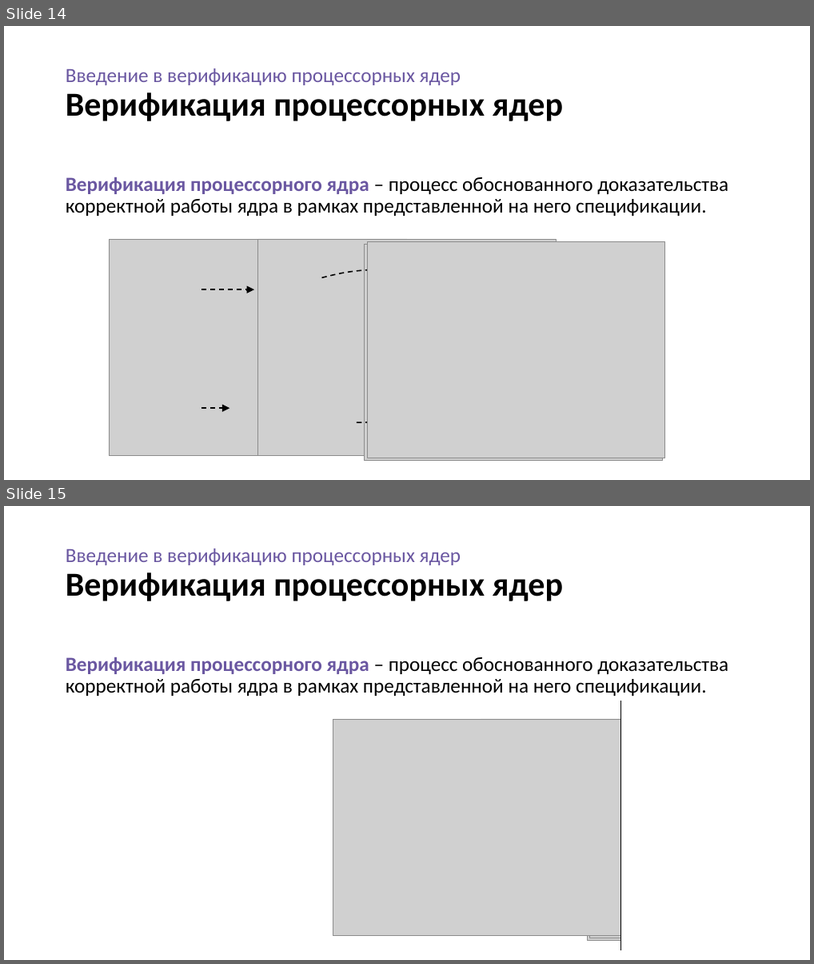
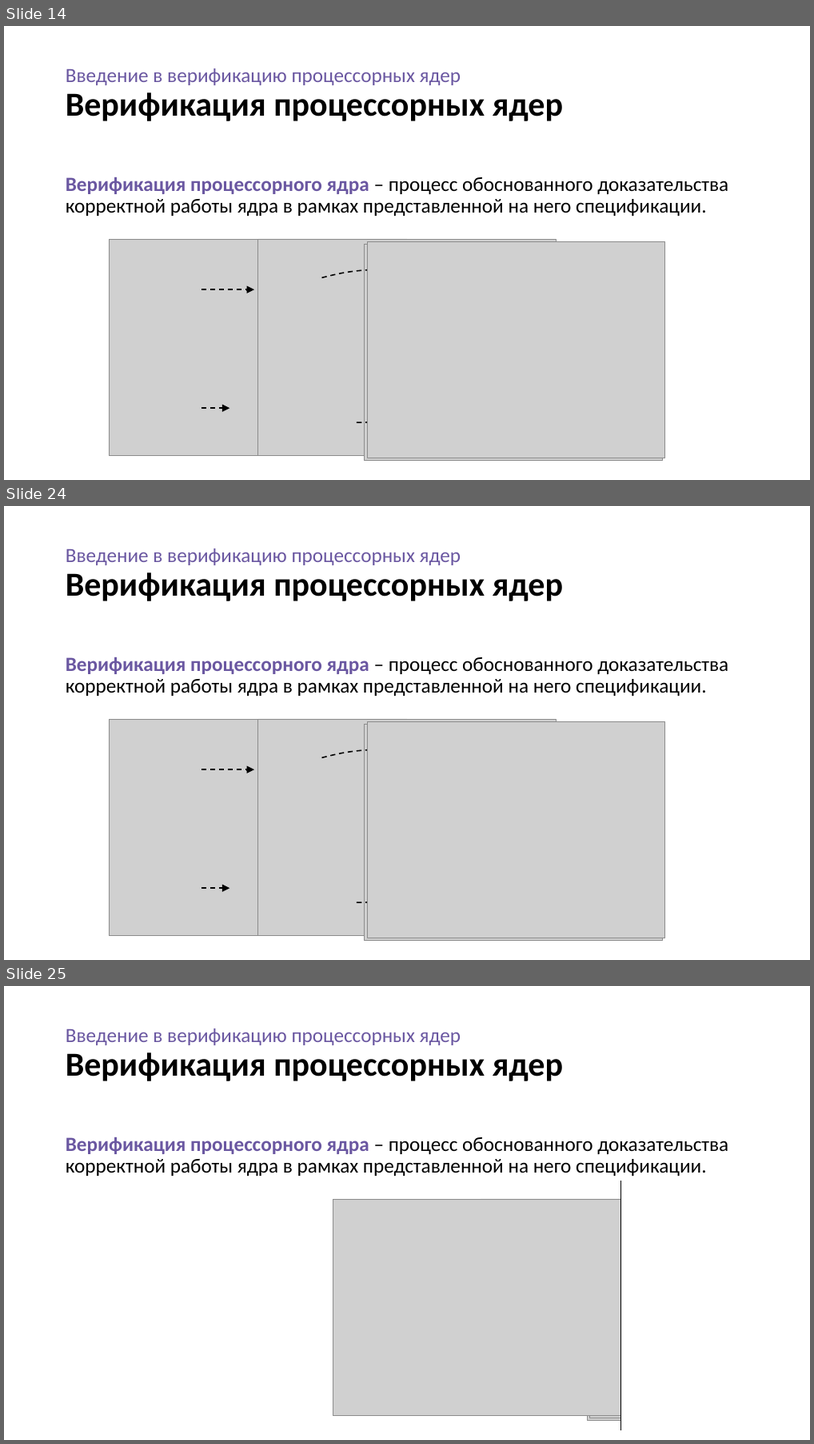
Before and after one commit to serge0699/micro23, a slide deck: present/present.pptx. Shown one above the other, each under a label of ours: slides 14 and 15 before the commit, slides 14, 24 and 25 after it; the slides between them are not shown. The pictures are 814x964 and 814x1444 pixels, drawn with LibreOffice and Linux fonts; fonts in the diff are those of the drawing; grey boxes stand for pictures. Boxes give left, top, right and bottom in pixels: in the first picture for what was removed or moved away, otherwise in the second. Text is boxed around its words. In the diff, an @@ line names an element or a change of style, - is before the commit and + after.

```diff
--- a/present/present.pptx
+++ b/present/present.pptx
@@ slide 24 added at [4, 506, 810, 960], background #FFFFFF @@
@@ title added at [66, 548, 564, 601], 24 pt, text #6A57A1 @@
+Введение в верификацию процессорных ядер
+Верификация процессорных ядер
@@ text added at [66, 657, 729, 696], 24 pt, text #000000 @@
+Верификация процессорного ядра – процесс обоснованного доказательства корректной работы ядра в рамках представленной на него спецификации.
@@ picture added at [110, 719, 407, 936] @@
@@ picture added at [258, 719, 556, 936] @@
@@ picture added at [367, 721, 666, 938] @@
@@ picture added at [365, 724, 662, 940] @@
@@ arrow added from (202, 769) to (253, 769), #000000 1.5 pt dashed @@
@@ arrow added from (246, 769) to (254, 769), #000000 3 pt @@
@@ freeform shape added at [322, 749, 499, 803], outline #000000 1.5 pt dashed @@
@@ arrow added from (202, 888) to (228, 888), #000000 1.5 pt dashed @@
@@ arrow added from (222, 888) to (230, 888), #000000 3 pt @@
@@ freeform shape added at [357, 869, 454, 902], outline #000000 1.5 pt dashed @@
@@ what was slide 15 is now slide 25 @@
```
Also in this commit, not shown: 1 slide changed, 22 other slides added, 14 other files.
